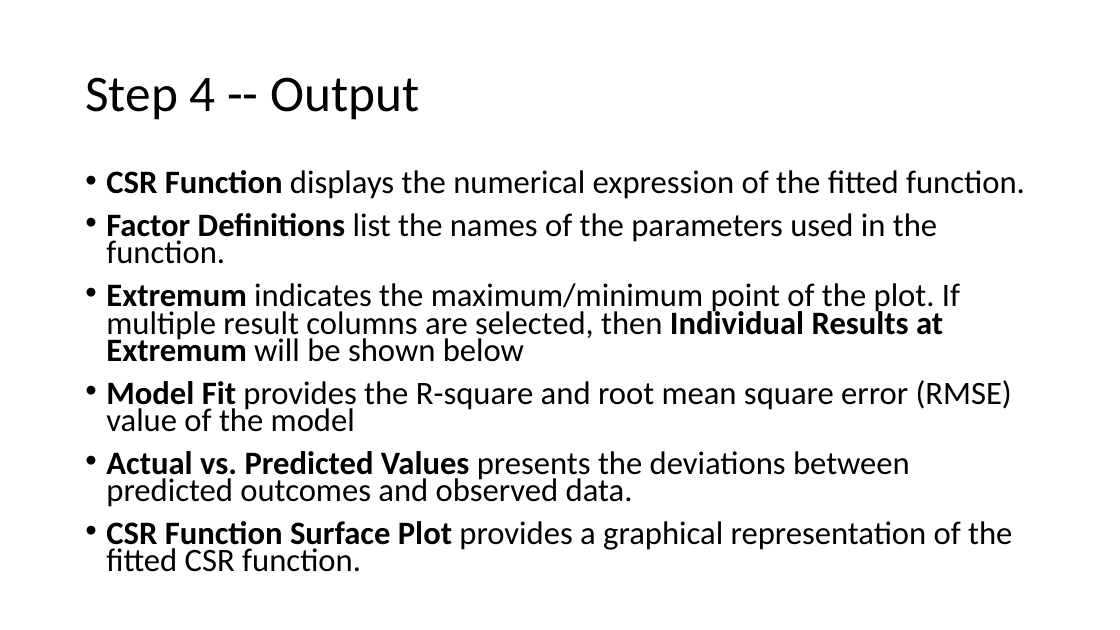
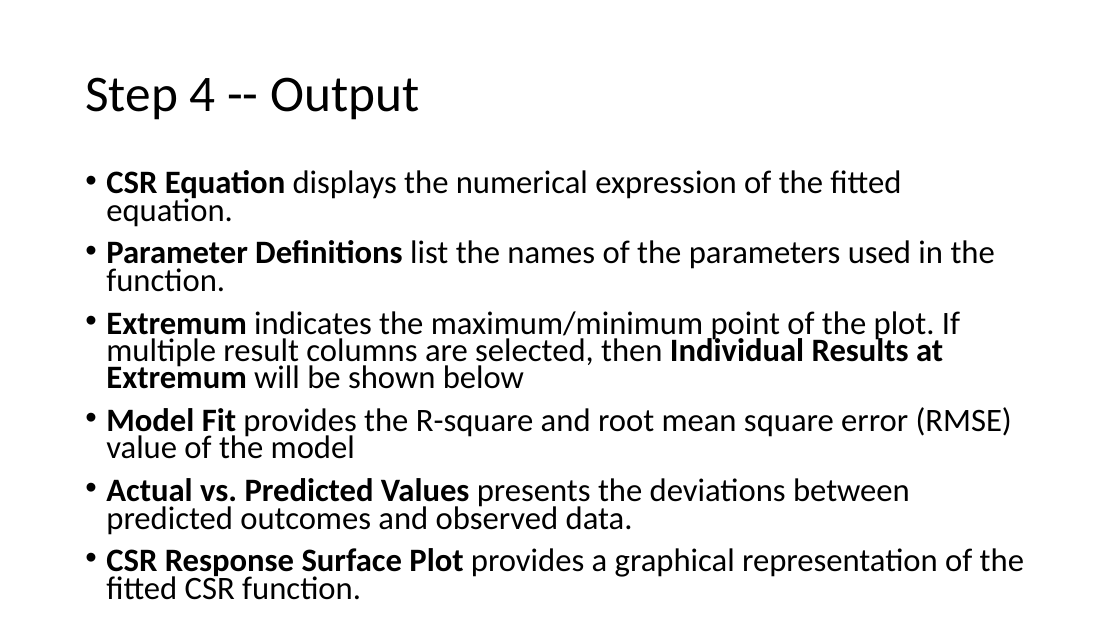
Before and after one commit to cuzno200161/CSR-software, a slide deck: slide 12 of CSR APP Instruction.pptx. Drawn at 1120x630 pixels with LibreOffice and Linux fonts; fonts in the diff are those of the drawing. Boxes give left, top, right and bottom in pixels: in the first picture for what was removed or moved away, otherwise in the second. Text is boxed around its words. In the diff, an @@ line names an element or a change of style, - is before the commit and + after.

```diff
--- a/CSR APP Instruction.pptx
+++ b/CSR APP Instruction.pptx
@@ text at [106,170,995,292]: text changed @@
-• CSR Function displays the numerical expression of the fitted function.
-• Factor Definitions list the names of the parameters used in the function.
+• CSR Equation displays the numerical expression of the fitted equation.
+• Parameter Definitions list the names of the parameters used in the function.
@@ text at [106,548,1024,600]: text changed @@
-• CSR Function Surface Plot provides a graphical representation of the fitted CSR function.
+• CSR Response Surface Plot provides a graphical representation of the fitted CSR function.
```
Also in this commit, not shown: 7 other slides changed, 2 other files.
